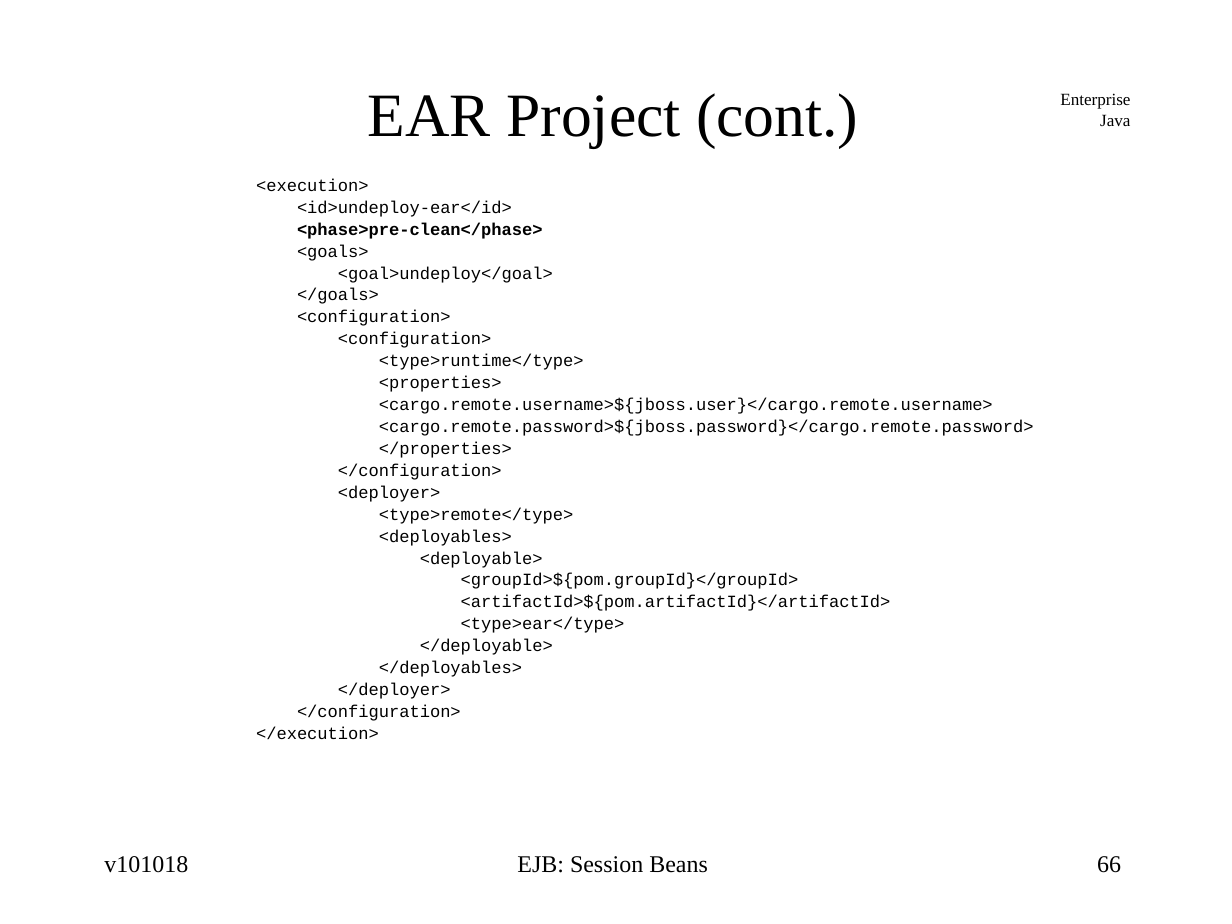
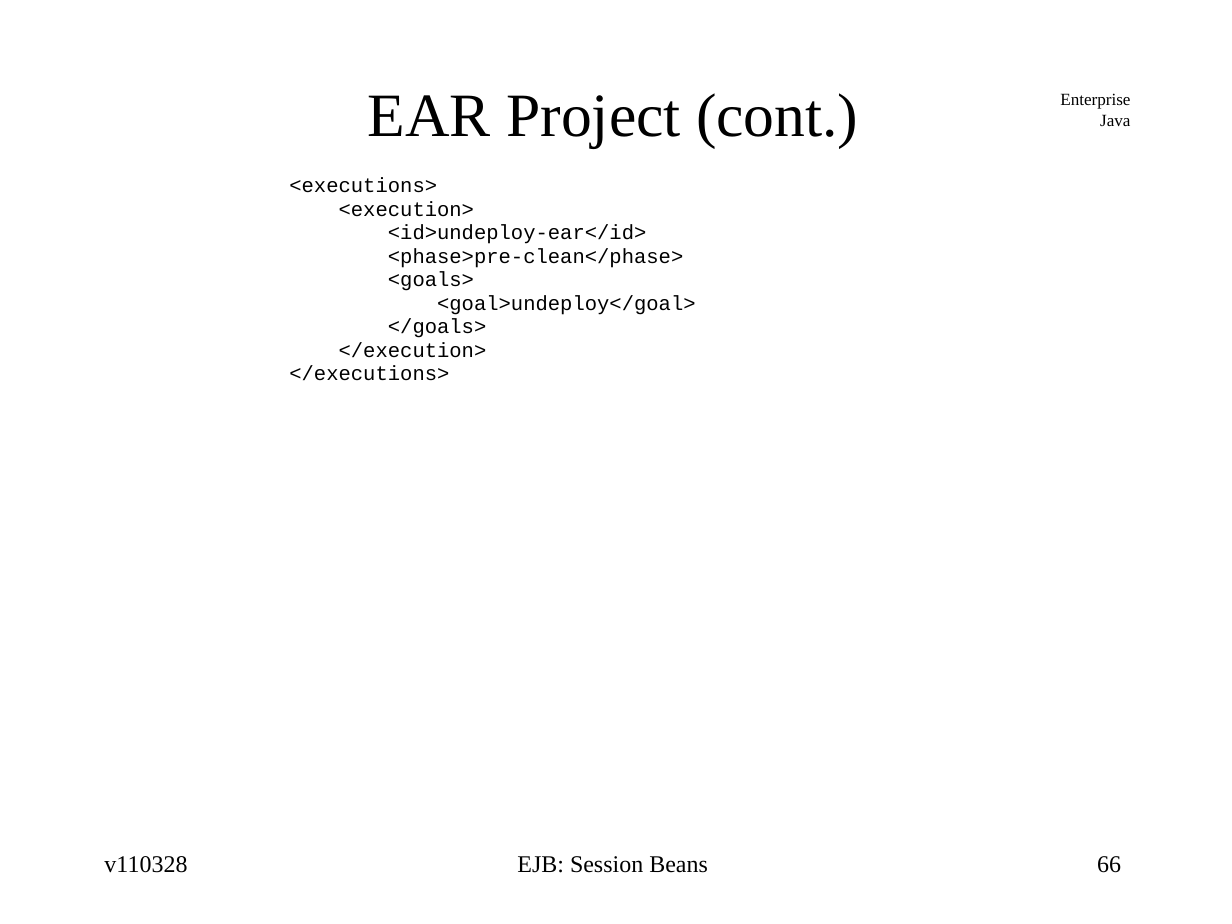
Before and after one commit to jcstaff/ejava-javaee, a slide deck: slide 66 of ejbsessionBank/src/site/resources/lectures/ejbSession.ppt. Drawn at 1232x924 pixels with LibreOffice and Linux fonts; fonts in the diff are those of the drawing. Boxes give left, top, right and bottom in pixels: in the first picture for what was removed or moved away, otherwise in the second. Text is boxed around its words. In the diff, an @@ line names an element or a change of style, - is before the commit and + after.

```diff
--- a/ejbsessionBank/src/site/resources/lectures/ejbSession.ppt
+++ b/ejbsessionBank/src/site/resources/lectures/ejbSession.ppt
@@ text at <box>289,178,437,193</box>: paragraph added @@
+<executions>
@@ text at <box>339,201,696,358</box>: size 10 to 12 pt in "<execution>", "<id>undeploy-ear</id>", "<phase>pre-clean</phase>", "<goals>" and 3 more places; bold off in "<phase>pre-clean</phase>" @@
@@ text at <box>297,310,1034,721</box>: paragraphs removed @@
-<configuration>
-<configuration>
-<type>runtime</type>
-<properties>
-<cargo.remote.username>${jboss.user}</cargo.remote.username>
-<cargo.remote.password>${jboss.password}</cargo.remote.password>
-</properties>
-</configuration>
-<deployer>
-<type>remote</type>
-<deployables>
-<deployable>
-<groupId>${pom.groupId}</groupId>
-<artifactId>${pom.artifactId}</artifactId>
-<type>ear</type>
-</deployable>
-</deployables>
-</deployer>
-</configuration>
@@ text at <box>289,366,449,381</box>: paragraph added @@
+</executions>
@@ text at <box>104,856,187,873</box>: text changed @@
-v101018
+v110328
```
Also in this commit, not shown: 74 other slides changed, 2 slides added, 1 slide removed, 2 other files.
